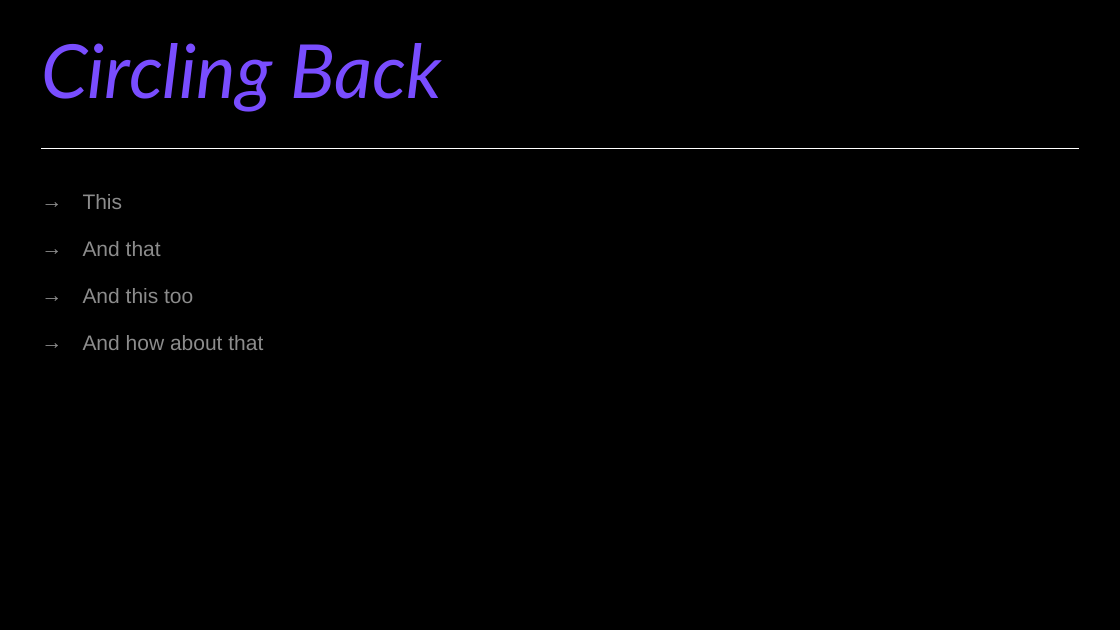
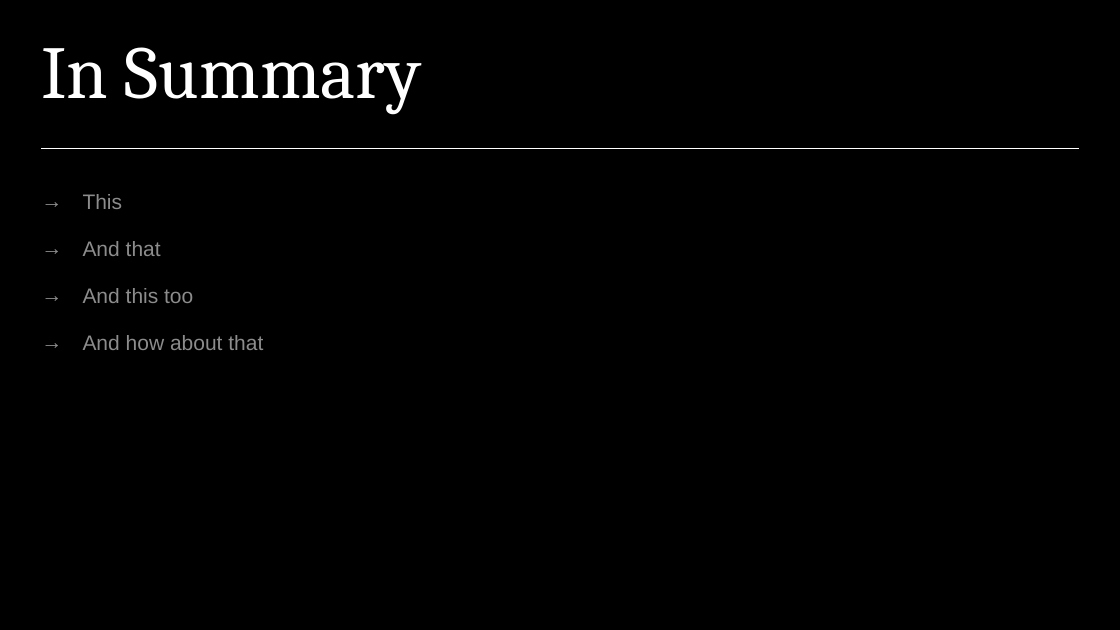
Before and after one commit to NickKasten/Kasmajonesattoni, a slide deck: slide 9 of Datathon_Presentation.pptx. Drawn at 1120x630 pixels with LibreOffice and Linux fonts; fonts in the diff are those of the drawing. Boxes give left, top, right and bottom in pixels: in the first picture for what was removed or moved away, otherwise in the second. Text is boxed around its words. In the diff, an @@ line names an element or a change of style, - is before the commit and + after.

```diff
--- a/Datathon_Presentation.pptx
+++ b/Datathon_Presentation.pptx
@@ title at box(41, 47, 422, 115): text changed; font Lato to Cambria; text colour #794DFF to #FFFFFF; italic off @@
-Circling Back
+In Summary
```
Also in this commit, not shown: 9 other slides changed, 1 other file.
